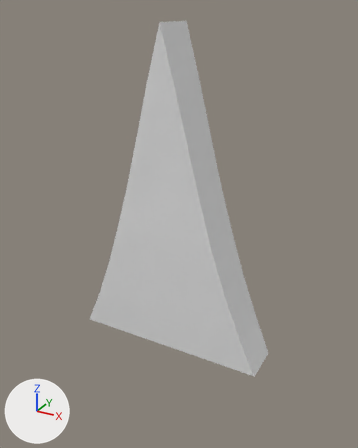
A saved change to the Blender file QuadcopterDemo/Assets/Resources/Arrow/Arrow.blend.
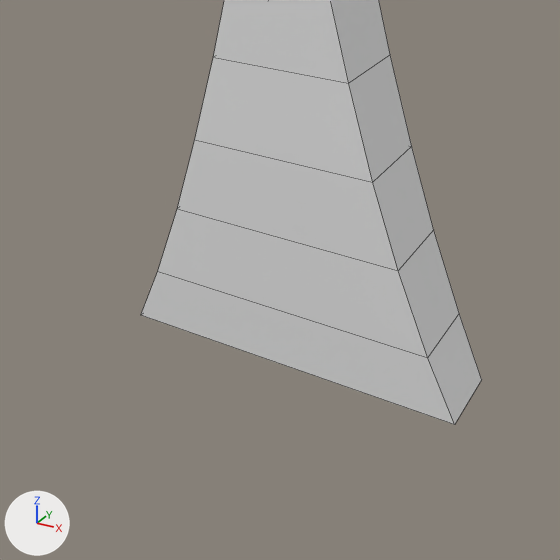
There are two pictures of each version: one whole from a 50 mm camera at (1.28, -2.27, 0.94) aimed at (0.01, 0.05, -0.23), one close up on the part from 4% to 87% of the width and 34% to 100% of the height. The axes (+X, +Y, +Z) are drawn at lower left. The lights are the same throughout. The close-ups show mesh edges as thin lines.

The scene before the commit, as lines of its bpy script (objects in view):
```python
me_cube = bpy.data.meshes.new('Cube')
me_cube.from_pydata(...)  # 30 vertices, 29 faces; spans x -0.58..0.59, y -0.14..0.14, z -0.98..0.87
me_cube.materials.append(mat_arrow)  # white #e7e7e7
ob_cube = bpy.data.objects.new('Cube', me_cube)
ob_cube.location = (0.0, 0.0, 0.0)
```
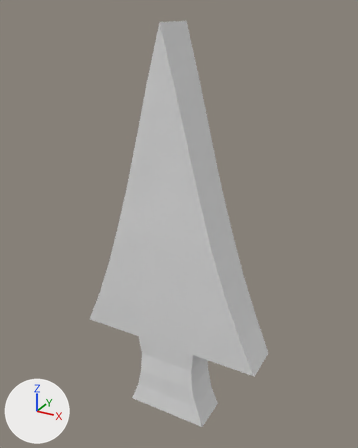
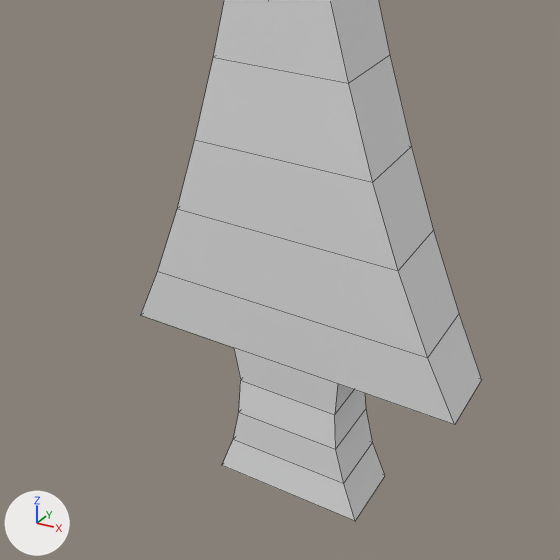
What differs and where, as boxes [x1, y1, x2, y2] in the close-ups (560 x 560 px):
'Cube', reshaped: before [141, 0, 482, 425]; after [141, 0, 482, 521]
part 1 of me_cube, built on: before [141, 271, 455, 425]; after [141, 271, 455, 521]

What the commit changed:
me_cube is used by ob_cube; location (0.0, 0.0, 0.0).
me_cube had 30 vertices, 29 faces and spanned x -0.58..0.59, y -0.14..0.14, z -0.98..0.87.
me_cube now has 50 vertices, 47 faces and spans x -0.58..0.59, y -0.14..0.14, z -1.52..0.87.
Part 1, on me_cube:
3 faces are deleted.
14 vertices are added at x -0.27..0.27, y -0.12..0.12, z -1.52..-0.98.
6 new vertices lie (0.0, 0.22, 0.0) away from vertices in x -0.22..0.22, y -0.11, z -1.38..-1.11.
21 new faces join them.
